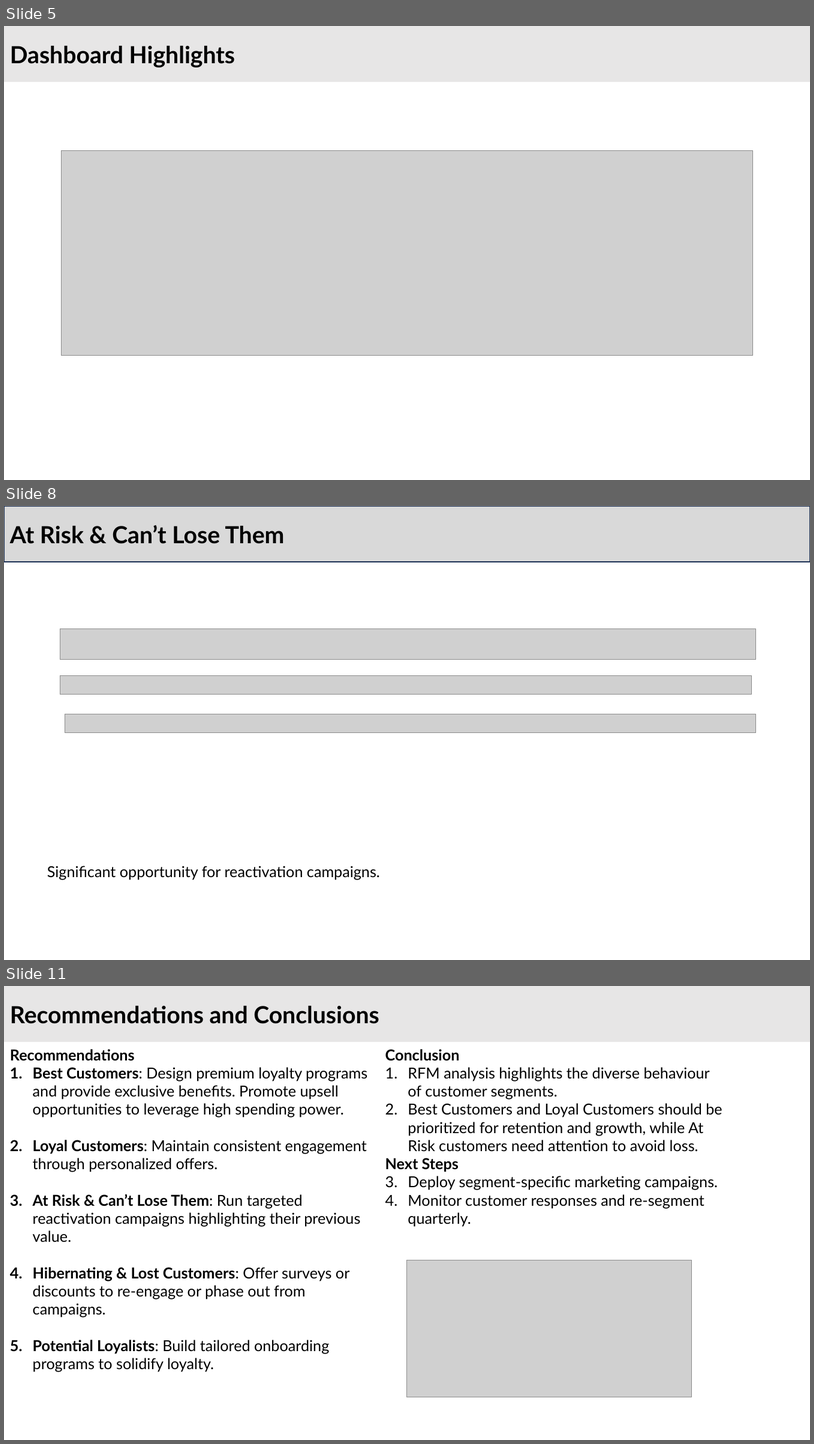
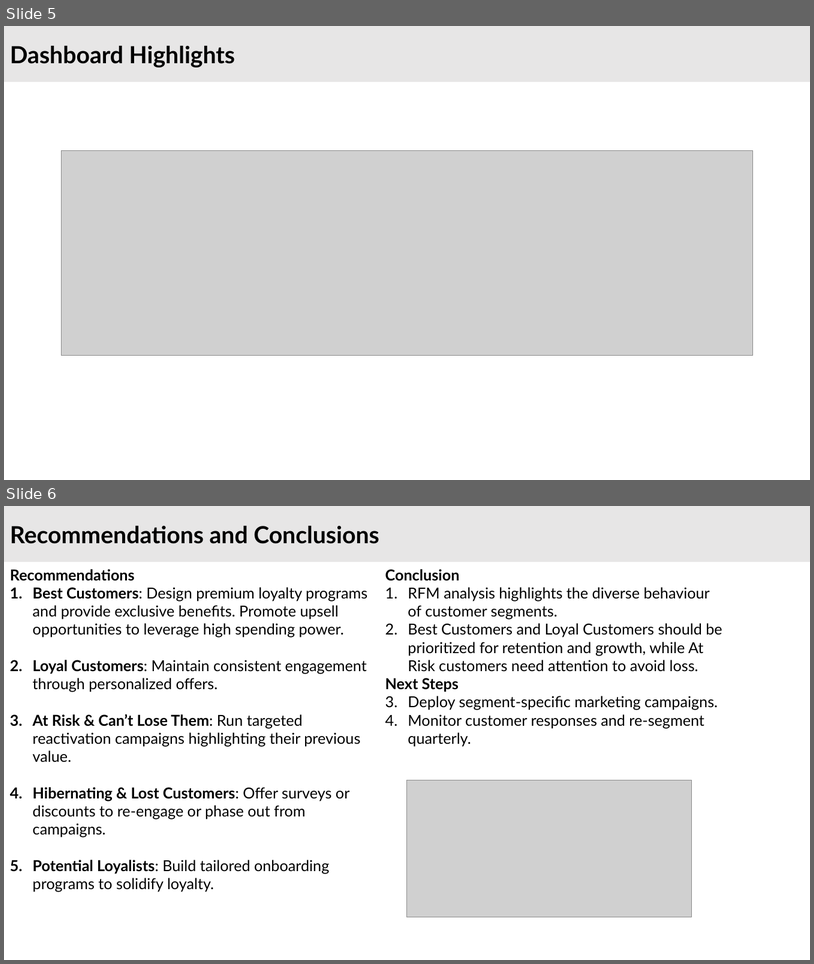
Before and after one commit to iamkarim/Data-Analysis-Projects, a slide deck: RFM Analysis/RFM Analysis.pptx. Shown one above the other, each under a label of ours: slides 5, 8 and 11 before the commit, slides 5 and 6 after it; the slides between them are not shown. The pictures are 814x1444 and 814x964 pixels, drawn with LibreOffice and Linux fonts; fonts in the diff are those of the drawing; grey boxes stand for pictures; background and template pictures are left out. Boxes give left, top, right and bottom in pixels: in the first picture for what was removed or moved away, otherwise in the second. Text is boxed around its words. In the diff, an @@ line names an element or a change of style, - is before the commit and + after.

```diff
--- a/RFM Analysis/RFM Analysis.pptx
+++ b/RFM Analysis/RFM Analysis.pptx
@@ slide 8 removed at [4,506,810,960], background picture (left out) @@
@@ rectangle removed at [4,506,810,562] @@
-At Risk & Can’t Lose Them
@@ picture removed at [60,629,756,659] @@
@@ picture removed at [60,675,752,694] @@
@@ picture removed at [65,714,756,733] @@
@@ text removed at [47,865,380,880] @@
-Significant opportunity for reactivation campaigns.
@@ what was slide 11 is now slide 6 @@
```
Also in this commit, not shown: 1 slide changed, 4 other slides removed.
